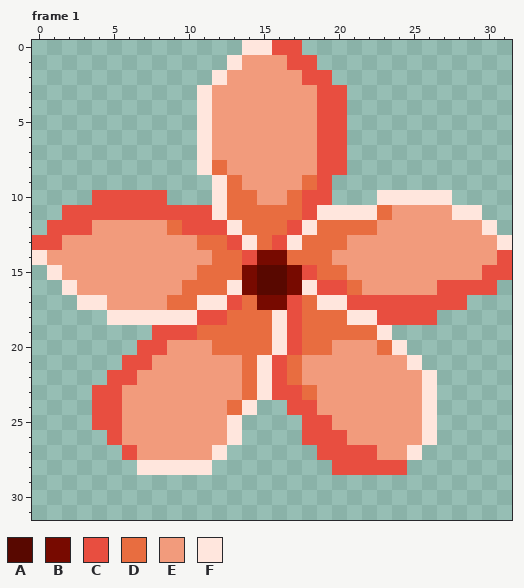
Pixel-art file, stored at Assets/Art/Environment/Flower/Ase_Env_Flower_Plumeria.aseprite. The picture above was drawn from the file before the commit.
32x32 pixels, 6 frames. Shown: frame 1. The commit also changed other frames, which this record leaves out.
Palette (. is transparent): A #580800  B #770a00  C #e84e40  D #e86d40  E #f29b7c  F #ffe6dd
Pixels before, frame 1, first column x 0:
 0 ..............FFCC..............
 1 .............FEEECC.............
 2 ............FEEEEECC............
 3 ...........FEEEEEEECC...........
 4 ...........FEEEEEEECC...........
 5 ...........FEEEEEEECC...........
 6 ...........FEEEEEEECC...........
 7 ...........FEEEEEEECC...........
 8 ...........FDEEEEEECC...........
 9 ............FDEEEEDC............
10 ....CCCCC...FDDEEDCC...FFFFF....
11 ..CCCCCCCCCCFDDDDDCFFFFDEEEEFF..
12 .CCCEEEEEDCCCFDDDCFDDDDEEEEEEEF.
13 CCEEEEEEEEEDDCFDCFDDDEEEEEEEEEEF
14 FEEEEEEEEEEEDDCBBDDDEEEEEEEEEEEC
15 .FEEEEEEEEEDDDBAABCDDEEEEEEEEECC
16 ..FEEEEEEEDDDFBAABFCCDEEEEECCCC.
17 ...FFEEEEDDFFCDBBCDFFCCCCCCCC...
18 .....FFFFFFCCDDDFCDDDFFCCCC.....
19 ........CCCDDDDDFCDDDDDF........
20 .......CCEEEDDDDFCDDEEEDF.......
21 ......CCEEEEEEDFCDEEEEEEEF......
22 .....CCEEEEEEEDFCDEEEEEEEEF.....
23 ....CCEEEEEEEEDFCCDEEEEEEEF.....
24 ....CCEEEEEEEDF..CCEEEEEEEF.....
25 ....CCEEEEEEEF....CCEEEEEEF.....
26 .....CEEEEEEEF....CCCEEEEEF.....
27 ......CEEEEEF......CCCCEEF......
28 .......FFFFF........CCCCC.......
The same view after the edit:
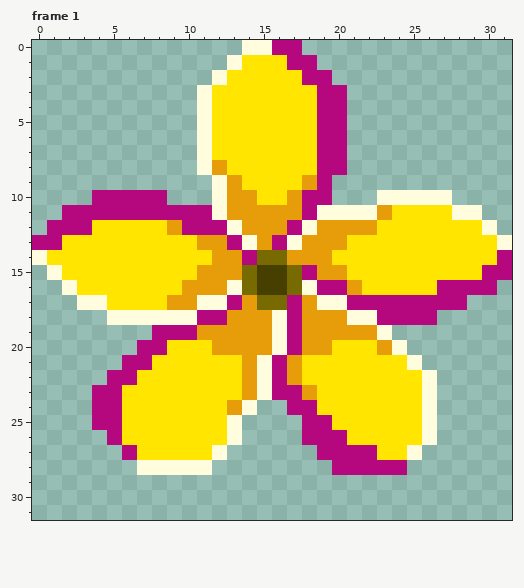
Edits made:
Colour A changes from #580800 to #463f00.
Colour B changes from #770a00 to #776a00.
Colour C changes from #e84e40 to #b6087e.
Colour D changes from #e86d40 to #e79d0a.
Colour E changes from #f29b7c to #ffe500.
Colour F changes from #ffe6dd to #fffddd.
Boxes around the changes in both pictures, in picture pixels (x1, y1, x2, y2):
changed: (32, 40, 512, 475)
